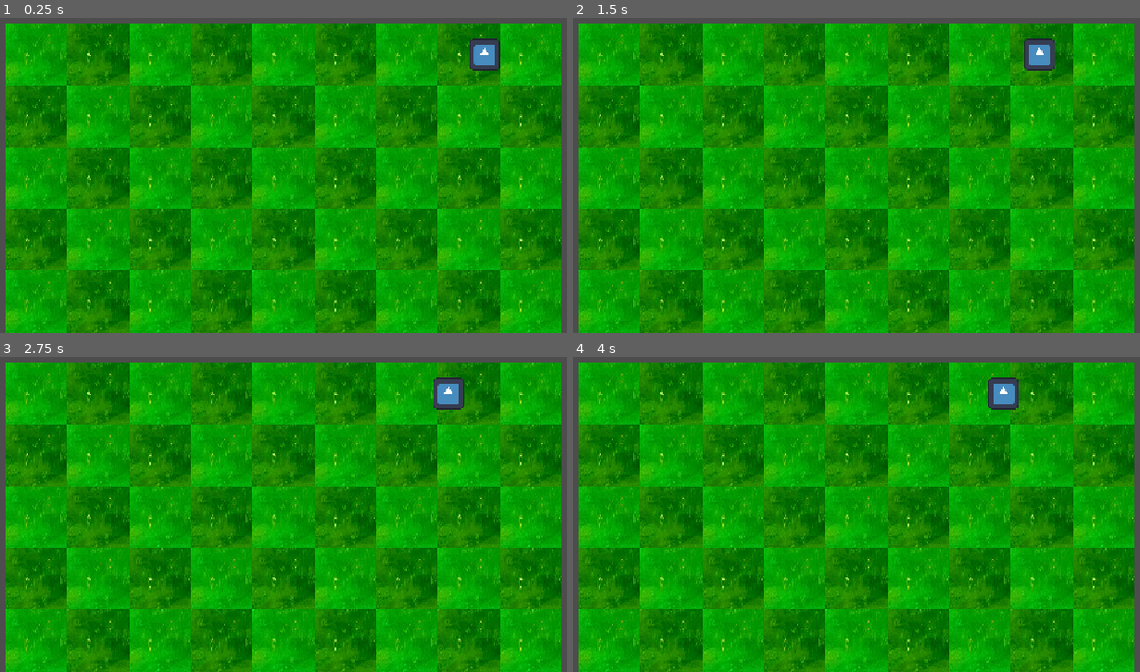
Above: before the commit, frames 1-4 (two rows, left to right).
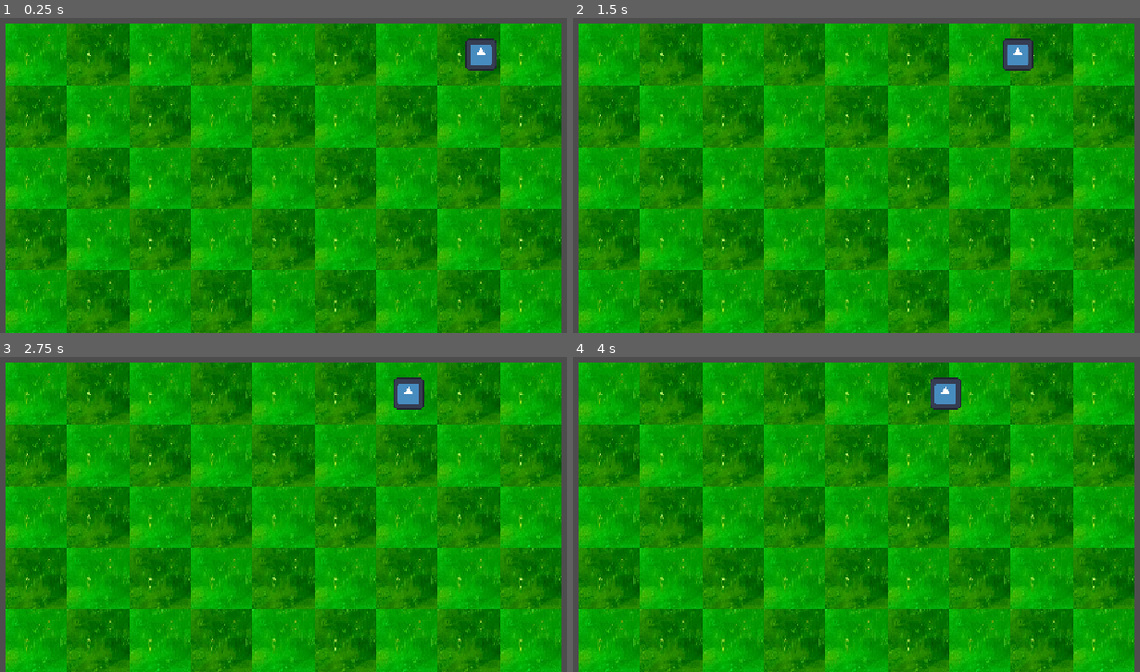
Above: after the commit, the same moments.

Repository: Jackson-Selfridge/PoSGodotPvZ-main
Game: Godot game, scene res://Main Game/pvzgame.tscn
Two runs of this game, one before a commit and one after it. Both use one fixed random seed, a clock stepped at 60 frames per second and the inputs below. The project has no main scene, so this scene is started directly. The engine's default icon, where the game draws it, is replaced by a stand-in: a white triangle on a blue panel in a dark square.
Inputs:
- Up to frame 1 (0.25 s): no input
- Up to frame 2 (1.5 s): no input
- Up to frame 3 (2.75 s): no input
- Up to frame 4 (4 s): no input

The runs differ from the first frame. In frame 1, 0.3% of the frame differs, in the area x 82-89%, y 6-17%; in frame 2, 0.9%; in frame 3, 1.1%; in frame 4, 1.1%, in the area x 63-79%, y 6-17%.

Commit message:
Changes made 3
Changes made 3

Diff:
--- a/zombies/zombie.gd
+++ b/zombies/zombie.gd
@@ -7,6 +7,7 @@
 
 var current_health: float
 var is_dead: bool = false
+var current_target: Node=null
 
 
 func _ready():
@@ -18,6 +19,12 @@
 func _physics_process(_delta):
 	if is_dead:
 		return
+	if is_instance_valid(current_target):
+		velocity =Vector2.ZERO
+	else:
+		velocity=Vector2.LEFT*move_speed
+
+	move_and_slide()
 
 	velocity = Vector2.LEFT * move_speed
 	move_and_slide()
@@ -41,3 +48,16 @@
 	is_dead = true
 	died.emit()
 	queue_free()
+
+
+func _on_attack_area_body_entered(body: Node2D):
+	if body.is_in_group("plants"):
+		current_target = body
+		$AttackTimer.start()
+		#Add it to plants group
+
+
+func _on_attack_area_body_exited(body: Node2D):
+	if body == current_target:
+		current_target = null
+		$AttackTimer.stop()
--- a/zombies/zombie.tscn
+++ b/zombies/zombie.tscn
@@ -5,6 +5,9 @@
 
 [sub_resource type="RectangleShape2D" id="RectangleShape2D_uj04i"]
 size = Vector2(64, 64)
+
+[sub_resource type="RectangleShape2D" id="RectangleShape2D_p5viw"]
+size = Vector2(100, 60)
 
 [node name="Zombie" type="CharacterBody2D" unique_id=761601910]
 collision_layer = 2
@@ -16,3 +19,15 @@
 
 [node name="CollisionShape2D" type="CollisionShape2D" parent="." unique_id=703540595]
 shape = SubResource("RectangleShape2D_uj04i")
+
+[node name="AttackArea" type="Area2D" parent="." unique_id=1130335254]
+collision_layer = 0
+
+[node name="CollisionShape2D" type="CollisionShape2D" parent="AttackArea" unique_id=664408110]
+position = Vector2(-50, 0)
+shape = SubResource("RectangleShape2D_p5viw")
+
+[node name="AttackTimer" type="Timer" parent="." unique_id=198991000]
+
+[connection signal="body_entered" from="AttackArea" to="." method="_on_attack_area_body_entered"]
+[connection signal="body_exited" from="AttackArea" to="." method="_on_attack_area_body_exited"]
